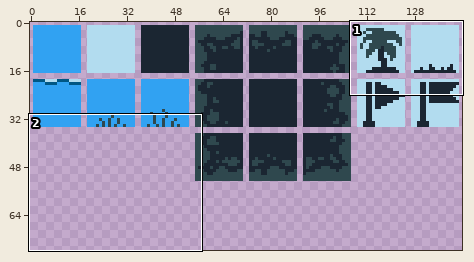
Sprite sheet: public/images/tileset.png. The picture above shows the old version from afar; the outline marks the close-up.
Close-up. Before the edit:
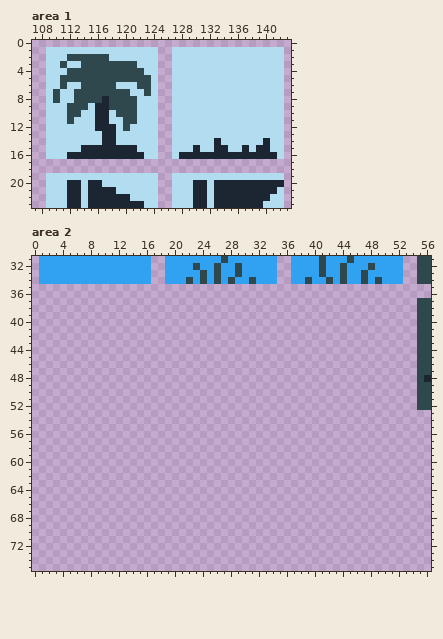
The file is 144x180 pixels. Shown: area 1: x 107..143, y 0..23; area 2: x 0..56, y 31..75. The wide view leaves out empty margins. The commit also changed other parts of the picture, which this record leaves out.
The result:
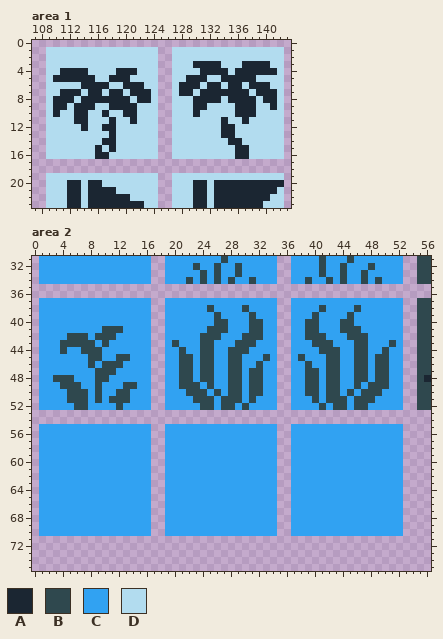
Palette (. is transparent): A #1b2632  B #2f484e  C #31a2f2  D #b2dcef
The edit:
--- area 1
@@ x 107..143 @@
  1 ..DDDDDDDDDDDDDDDD..DDDDDDDDDDDDDDDD.
- 2 ..DDDBBBBBBDDDDDDD..DDDDDDDDDDDDDDDD.
- 3 ..DDBDDBBBBBBBBDDD..DDDDDDDDDDDDDDDD.
- 4 ..DDDBBBBBBBBBBBDD..DDDDDDDDDDDDDDDD.
- 5 ..DDBBBBBBBBBBBBBD..DDDDDDDDDDDDDDDD.
- 6 ..DDBDDBBBBBDDDBBD..DDDDDDDDDDDDDDDD.
- 7 ..DBDDBBBBBBBBDDBD..DDDDDDDDDDDDDDDD.
- 8 ..DBDDBBBBABBBBDDD..DDDDDDDDDDDDDDDD.
- 9 ..DDDBBBDAABBBBDDD..DDDDDDDDDDDDDDDD.
-10 ..DDDBBDDAADBBBDDD..DDDDDDDDDDDDDDDD.
-11 ..DDDBDDDAADDBBDDD..DDDDDDDDDDDDDDDD.
-12 ..DDDDDDDAAADBDDDD..DDDDDDDDDDDDDDDD.
-13 ..DDDDDDDDAADDDDDD..DDDDDDDDDDDDDDDD.
-14 ..DDDDDDDDAADDDDDD..DDDDDDADDDDDDADD.
-15 ..DDDDDAAAAAAAADDD..DDDADDAADDADAADD.
-16 ..DDDAAAAAAAAAAADD..DAAAAAAAAAAAAAAD.
+ 2 ..DDDDDDDDDDDDDDDD..DDDDDDDDDDDDDDDD.
+ 3 ..DDDDDDDDDDDDDDDD..DDDAAAADDDAAAADD.
+ 4 ..DDAAAADDDDAAADDD..DDDDAAAADAAAAAAD.
+ 5 ..DAAAAAADDAAADDDD..DDAAADDAAAAADDDD.
+ 6 ..DDDDDAAAADDAAADD..DAAADAADAADAAADD.
+ 7 ..DDAAADAADAADAAAD..DAADAAAAAAADAAAD.
+ 8 ..DAAADAAAAAAADAAD..DDDAAAADAAAADAAD.
+ 9 ..DAADAAADDAAAADDD..DDDAADDDDAAADDAD.
+10 ..DADDAADDADDAADDD..DDDADDDDDAAADDDD.
+11 ..DDDDAADDDADDADDD..DDDDDDDADDADDDDD.
+12 ..DDDDDADDAADDDDDD..DDDDDDDAADDDDDDD.
+13 ..DDDDDDDDDADDDDDD..DDDDDDDAADDDDDDD.
+14 ..DDDDDDDDAADDDDDD..DDDDDDDDAADDDDDD.
+15 ..DDDDDDDADADDDDDD..DDDDDDDDDAADDDDD.
+16 ..DDDDDDDAADDDDDDD..DDDDDDDDDAADDDDD.
 17 .....................................
--- area 2
@@ x 0..56 @@
 36 .........................................................
-37 .......................................................BB
-38 .......................................................BB
-39 .......................................................BB
-40 .......................................................BB
-41 .......................................................BB
-42 .......................................................BB
-43 .......................................................BB
-44 .......................................................BB
-45 .......................................................BB
-46 .......................................................BB
-47 .......................................................BB
-48 .......................................................BA
-49 .......................................................BB
-50 .......................................................BB
-51 .......................................................BB
-52 .......................................................BB
+37 .CCCCCCCCCCCCCCCC..CCCCCCCCCCCCCCCC..CCCCCCCCCCCCCCCC..BB
+38 .CCCCCCCCCCCCCCCC..CCCCCCBCCCCBCCCC..CCCCBCCCCBCCCCCC..BB
+39 .CCCCCCCCCCCCCCCC..CCCCCCCBCCCCBCCC..CCCBCCCCBCCCCCCC..BB
+40 .CCCCCCCCCCCCCCCC..CCCCCCCBBCCCBBCC..CCBBCCCBBCCCCCCC..BB
+41 .CCCCCCCCCBBBCCCC..CCCCCCBBBCCCBBCC..CCBBCCCBBBCCCCCC..BB
+42 .CCCCBBBCBBBCCCCC..CCCCCBBBCCCBBBCC..CCBBBCCCBBBCCCCC..BB
+43 .CCCBBBBBCBCCCCCC..CBCCCBBCCCBBBCCC..CCCBBBCCCBBCCCBC..BB
+44 .CCCBCCBBBCCCCCCC..CCBCCBBCCBBBCCCC..CCCCBBBCCBBCCBCC..BB
+45 .CCCCCCCBBCCBBCCC..CCBBCBBCCBBCCCBC..CBCCCBBCCBBCBBCC..BB
+46 .CCCCCCCBCBBBCCCC..CCBBCBBCCBBCCBCC..CCBCCBBCCBBCBBCC..BB
+47 .CCCCCCCCBBBCCCCC..CCBBCBBCCBBCBBCC..CCBBCBBCCBBCBBCC..BB
+48 .CCBBBCCCBBCCCCCC..CCBBCBBCCBBCBBCC..CCBBCBBCCBBCBBCC..BA
+49 .CCCBBBCCBCCCBBCC..CCBBBCBCCBBCBBCC..CCBBCBBCCBCBBBCC..BB
+50 .CCCCBBBCBCCBBCCC..CCCBBBCBCBBCBBCC..CCBBCBBCBCBBBCCC..BB
+51 .CCCCBBBCBCBBBCCC..CCCCBBBCBBBCBCCC..CCCBCBBBCBBBCCCC..BB
+52 .CCCCCBBCCCCBCCCC..CCCCCBBCBBCBCCCC..CCCCBCBBCBBCCCCC..BB
 53 .........................................................
 54 .........................................................
-55 .........................................................
-56 .........................................................
-57 .........................................................
-58 .........................................................
-59 .........................................................
-60 .........................................................
-61 .........................................................
-62 .........................................................
-63 .........................................................
-64 .........................................................
-65 .........................................................
-66 .........................................................
-67 .........................................................
-68 .........................................................
-69 .........................................................
-70 .........................................................
+55 .CCCCCCCCCCCCCCCC..CCCCCCCCCCCCCCCC..CCCCCCCCCCCCCCCC....
+56 .CCCCCCCCCCCCCCCC..CCCCCCCCCCCCCCCC..CCCCCCCCCCCCCCCC....
+57 .CCCCCCCCCCCCCCCC..CCCCCCCCCCCCCCCC..CCCCCCCCCCCCCCCC....
+58 .CCCCCCCCCCCCCCCC..CCCCCCCCCCCCCCCC..CCCCCCCCCCCCCCCC....
+59 .CCCCCCCCCCCCCCCC..CCCCCCCCCCCCCCCC..CCCCCCCCCCCCCCCC....
+60 .CCCCCCCCCCCCCCCC..CCCCCCCCCCCCCCCC..CCCCCCCCCCCCCCCC....
+61 .CCCCCCCCCCCCCCCC..CCCCCCCCCCCCCCCC..CCCCCCCCCCCCCCCC....
+62 .CCCCCCCCCCCCCCCC..CCCCCCCCCCCCCCCC..CCCCCCCCCCCCCCCC....
+63 .CCCCCCCCCCCCCCCC..CCCCCCCCCCCCCCCC..CCCCCCCCCCCCCCCC....
+64 .CCCCCCCCCCCCCCCC..CCCCCCCCCCCCCCCC..CCCCCCCCCCCCCCCC....
+65 .CCCCCCCCCCCCCCCC..CCCCCCCCCCCCCCCC..CCCCCCCCCCCCCCCC....
+66 .CCCCCCCCCCCCCCCC..CCCCCCCCCCCCCCCC..CCCCCCCCCCCCCCCC....
+67 .CCCCCCCCCCCCCCCC..CCCCCCCCCCCCCCCC..CCCCCCCCCCCCCCCC....
+68 .CCCCCCCCCCCCCCCC..CCCCCCCCCCCCCCCC..CCCCCCCCCCCCCCCC....
+69 .CCCCCCCCCCCCCCCC..CCCCCCCCCCCCCCCC..CCCCCCCCCCCCCCCC....
+70 .CCCCCCCCCCCCCCCC..CCCCCCCCCCCCCCCC..CCCCCCCCCCCCCCCC....
 71 .........................................................
Where, in picture pixels (left, top, right, bottom), the same in both close-ups:
changed: (53, 54, 151, 159)
changed: (179, 61, 277, 159)
added: (39, 298, 403, 536)
